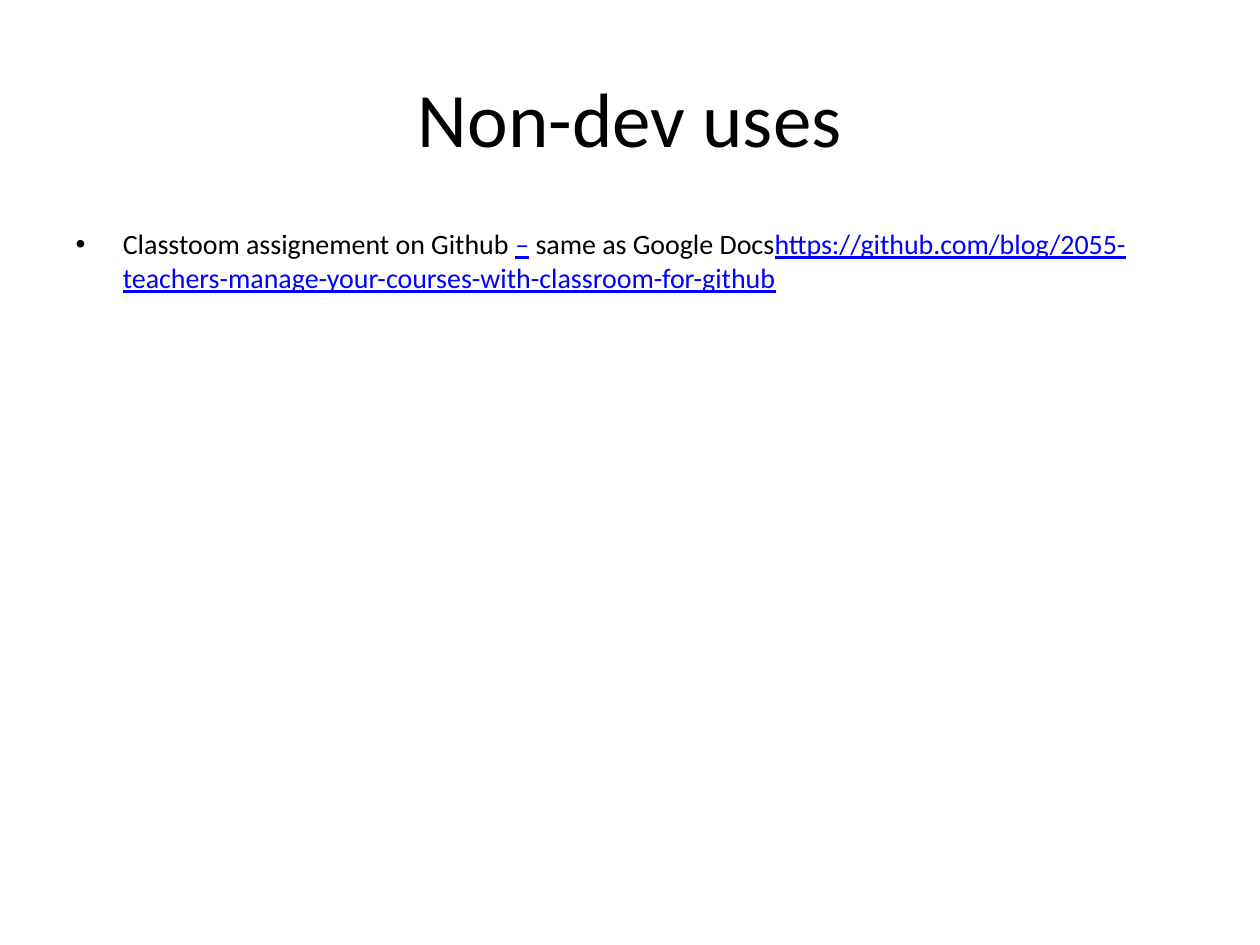
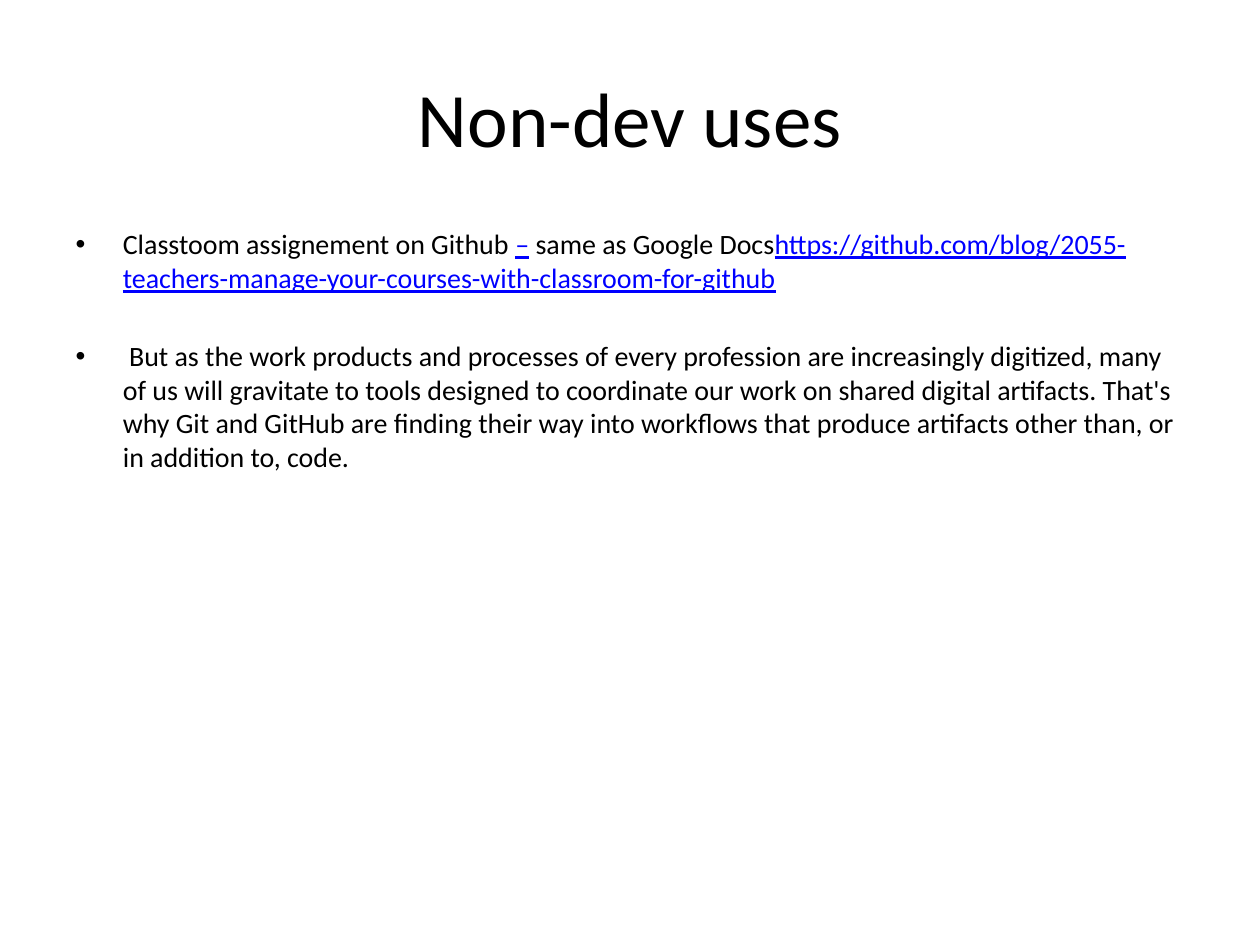
Before and after one commit to krzysztofkaluzny/codeweek, a slide deck: slide 15 of GitHub - Talk .pptx. Drawn at 1260x945 pixels with LibreOffice and Linux fonts; fonts in the diff are those of the drawing. Boxes give left, top, right and bottom in pixels: in the first picture for what was removed or moved away, otherwise in the second. Text is boxed around its words. In the diff, an @@ line names an element or a change of style, - is before the commit and + after.

```diff
--- a/GitHub - Talk .pptx
+++ b/GitHub - Talk .pptx
@@ text at (x1=123, y1=346, x2=1173, y2=471): paragraph added @@
+• But as the work products and processes of every profession are increasingly digitized, many of us will gravitate to tools designed to coordinate our work on shared digital artifacts. That's why Git and GitHub are finding their way into workflows that produce artifacts other than, or in addition to, code.
```
Also in this commit, not shown: 3 other slides changed, 1 slide added.
